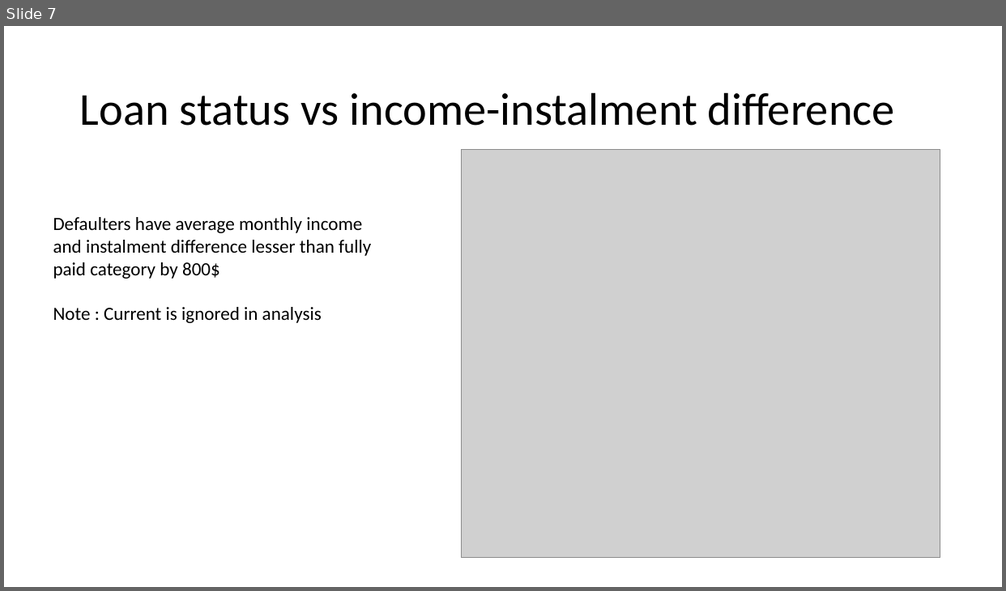
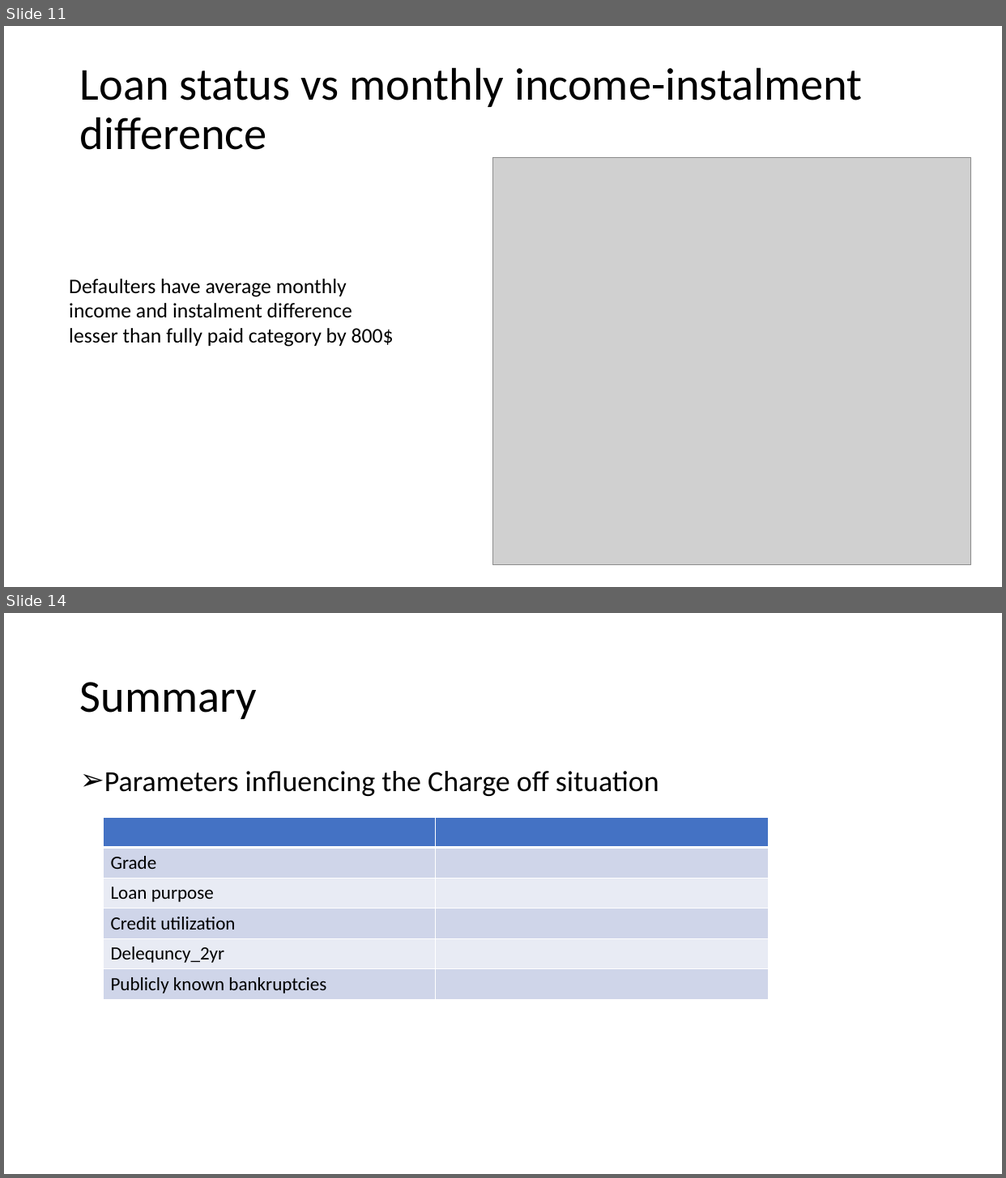
Before and after one commit to maheshh22/LendingClub, a slide deck: LendingCaseStudy.pptx. Shown one above the other, each under a label of ours: slide 7 before the commit, slides 11 and 14 after it; the slides between them are not shown. The pictures are 1006x591 and 1006x1178 pixels, drawn with LibreOffice and Linux fonts; fonts in the diff are those of the drawing; grey boxes stand for pictures. Boxes give left, top, right and bottom in pixels: in the first picture for what was removed or moved away, otherwise in the second. Text is boxed around its words. In the diff, an @@ line names an element or a change of style, - is before the commit and + after.

Commit message:
Add files via upload
Updated information based on further analysis.
Structured the presentation with problem statement, analysis and final summary.

```diff
--- a/LendingCaseStudy.pptx
+++ b/LendingCaseStudy.pptx
@@ slide 14 added at [4,613,1002,1174], background #FFFFFF @@
@@ title added at [80,682,257,719], 44 pt, text #000000 @@
+Summary
@@ text added at [104,771,659,796], 28 pt, text #000000 @@
+➢ Parameters influencing the Charge off situation
@@ table added at [103,817,768,999], 6 rows, 2 columns @@
+ | 
+Grade | 
+Loan purpose | 
+Credit utilization | 
+Delequncy_2yr | 
+Publicly known bankruptcies | 
@@ what was slide 7 is now slide 11 @@
@@ slide 11 changed as well @@
@@ title at [80,67,863,150]: text changed @@
-Loan status vs income-instalment difference
+Loan status vs monthly income-instalment difference
@@ picture: place and size @@
-picture at [462,149,940,557]
+picture at [493,157,972,565]
@@ text "Defaulters have average monthly income ...": place and size @@
-text "Defaulters have average monthly income ..." at [53,217,371,323]
+text "Defaulters have average monthly income ..." at [69,279,394,347]
@@ text "Defaulters have average monthly income ..." at [69,279,394,347]: size 18 to 20 pt @@
@@ text at [53,307,322,323]: paragraph removed @@
-Note : Current is ignored in analysis
```
Also in this commit, not shown: 5 other slides changed, 7 other slides added, 2 slides removed.
